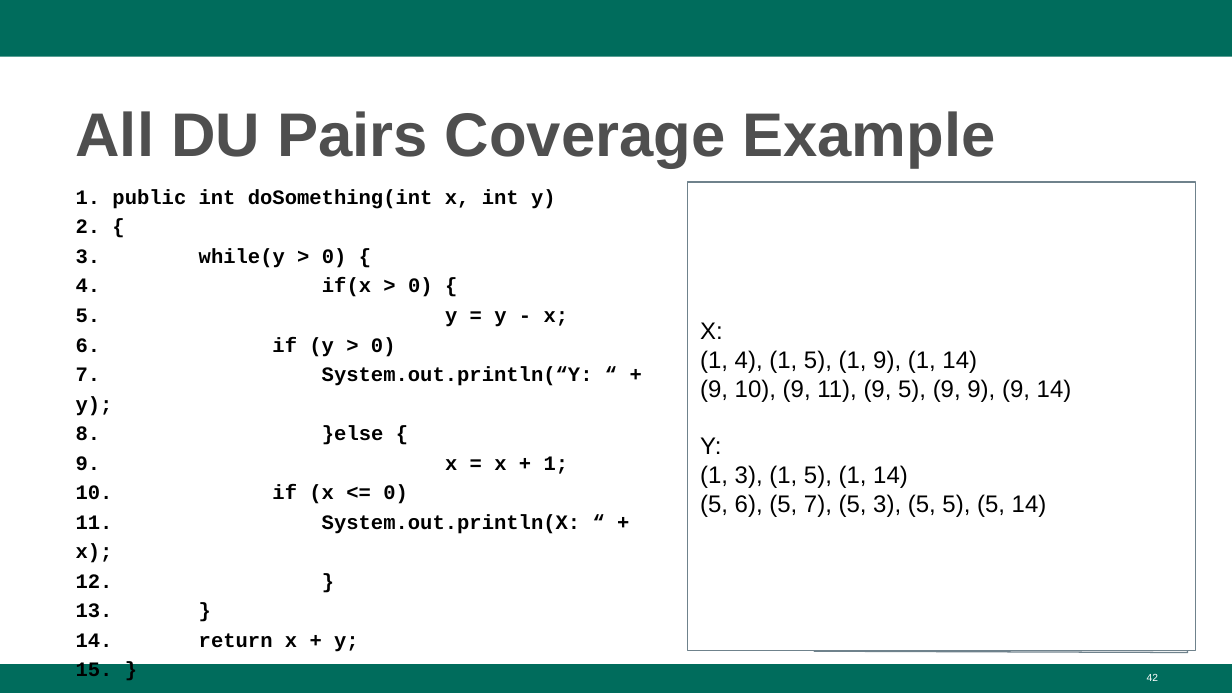
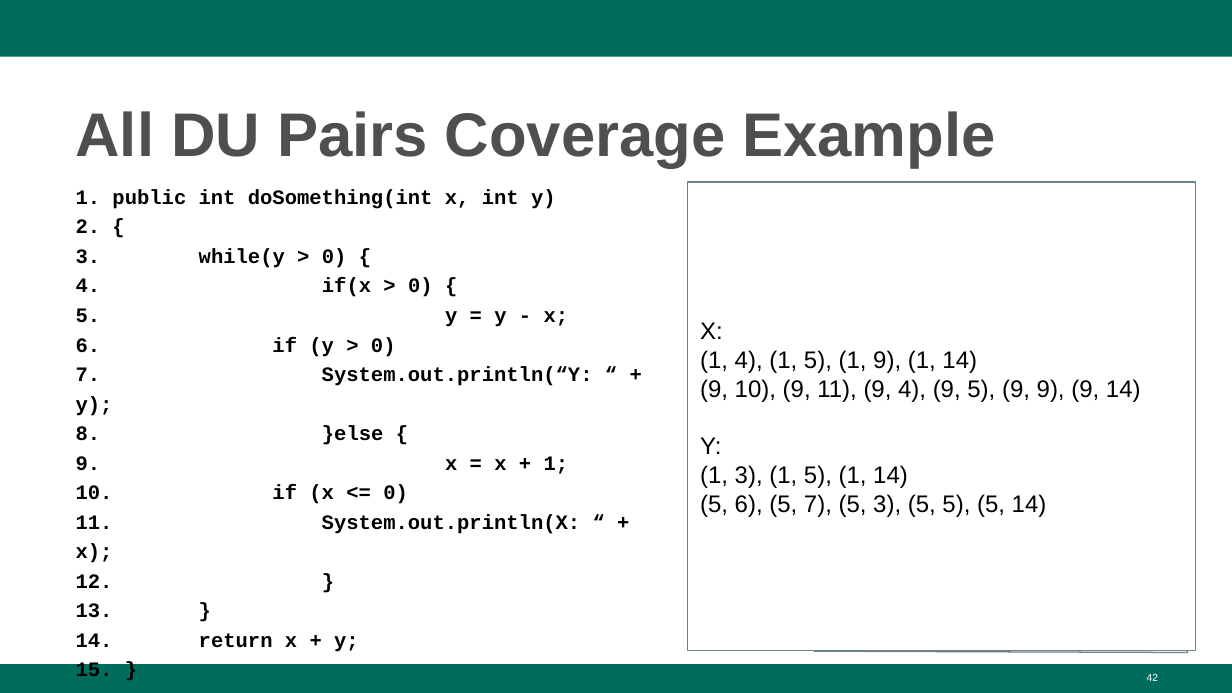
Before and after one commit to Greg4cr/Greg4cr.github.io, a slide deck: slide 42 of courses/spring23dit636/Lectures/Spring23-Lecture10-DataFlow.pptx. Drawn at 1232x693 pixels with LibreOffice and Linux fonts; fonts in the diff are those of the drawing; background and template pictures are left out. Boxes give left, top, right and bottom in pixels: in the first picture for what was removed or moved away, otherwise in the second. Text is boxed around its words. In the diff, an @@ line names an element or a change of style, - is before the commit and + after.

```diff
--- a/courses/spring23dit636/Lectures/Spring23-Lecture10-DataFlow.pptx
+++ b/courses/spring23dit636/Lectures/Spring23-Lecture10-DataFlow.pptx
@@ text in rectangle at [700,350,1141,402]: text changed @@
-(1, 4), (1, 5), (1, 9), (1, 14)
-(9, 10), (9, 11), (9, 5), (9, 9), (9, 14)
+(1, 4), (1, 5), (1, 9), (1, 14)
+(9, 10), (9, 11), (9, 4), (9, 5), (9, 9), (9, 14)
```
Also in this commit, not shown: 1 other slide changed, 6 other files.
